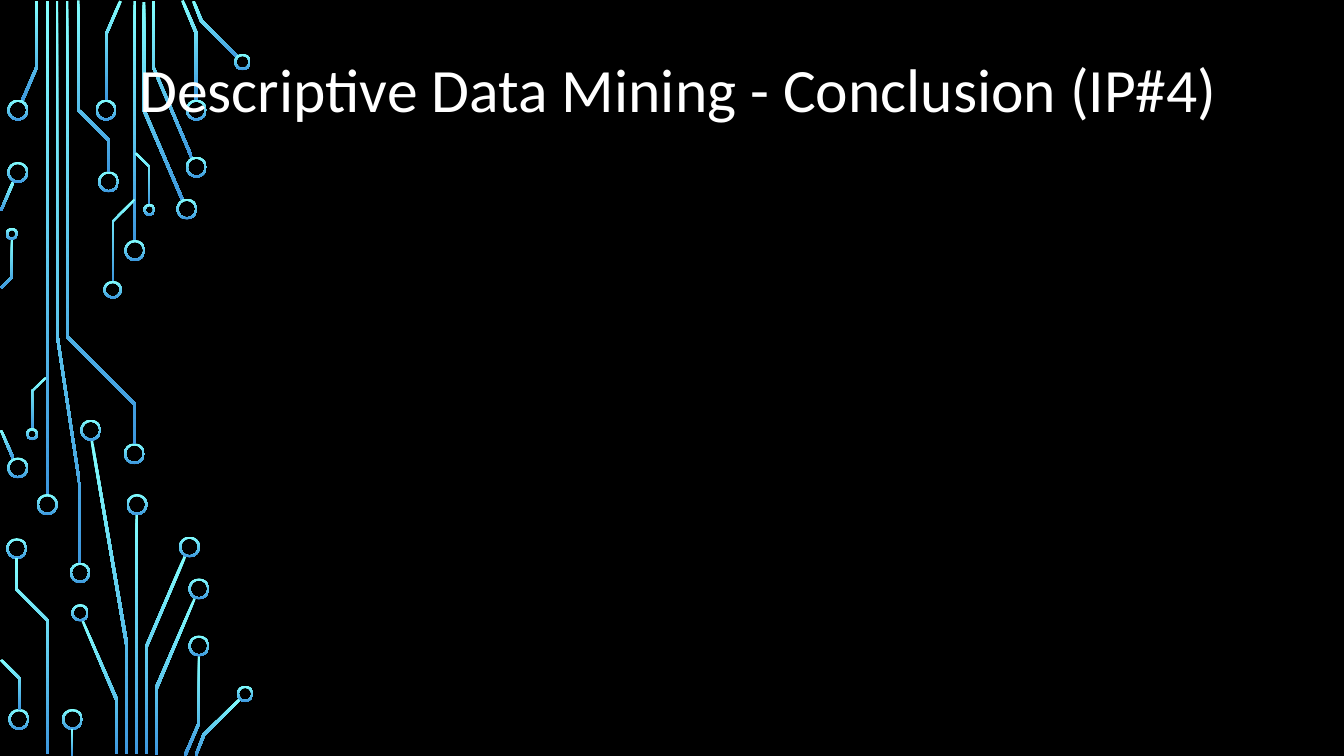
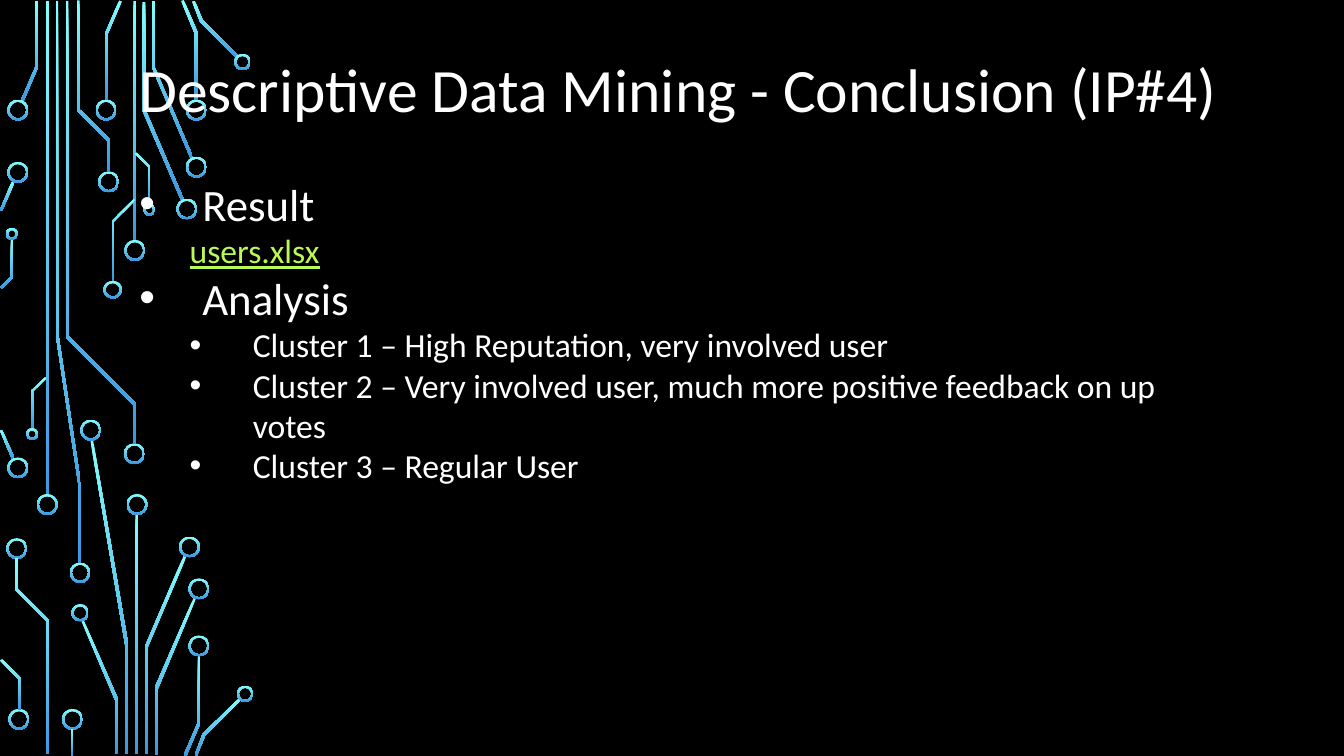
Before and after one commit to billyean/anna, a slide deck: slide 10 of Data Analytics and Information Virtualization Project.pptx. Drawn at 1344x756 pixels with LibreOffice and Linux fonts; fonts in the diff are those of the drawing; background and template pictures are left out. Boxes give left, top, right and bottom in pixels: in the first picture for what was removed or moved away, otherwise in the second. Text is boxed around its words. In the diff, an @@ line names an element or a change of style, - is before the commit and + after.

```diff
--- a/Data Analytics and Information Virtualization Project.pptx
+++ b/Data Analytics and Information Virtualization Project.pptx
@@ text added at bbox=[190, 190, 1155, 484], 24 pt, text #FFFFFF @@
+• Result
+  users.xlsx
+• Analysis
+  • Cluster 1 – High Reputation, very involved user
+  • Cluster 2 – Very involved user, much more positive feedback on up votes
+  • Cluster 3 – Regular User
```
Also in this commit, not shown: 1 other slide changed, 3 other files.
